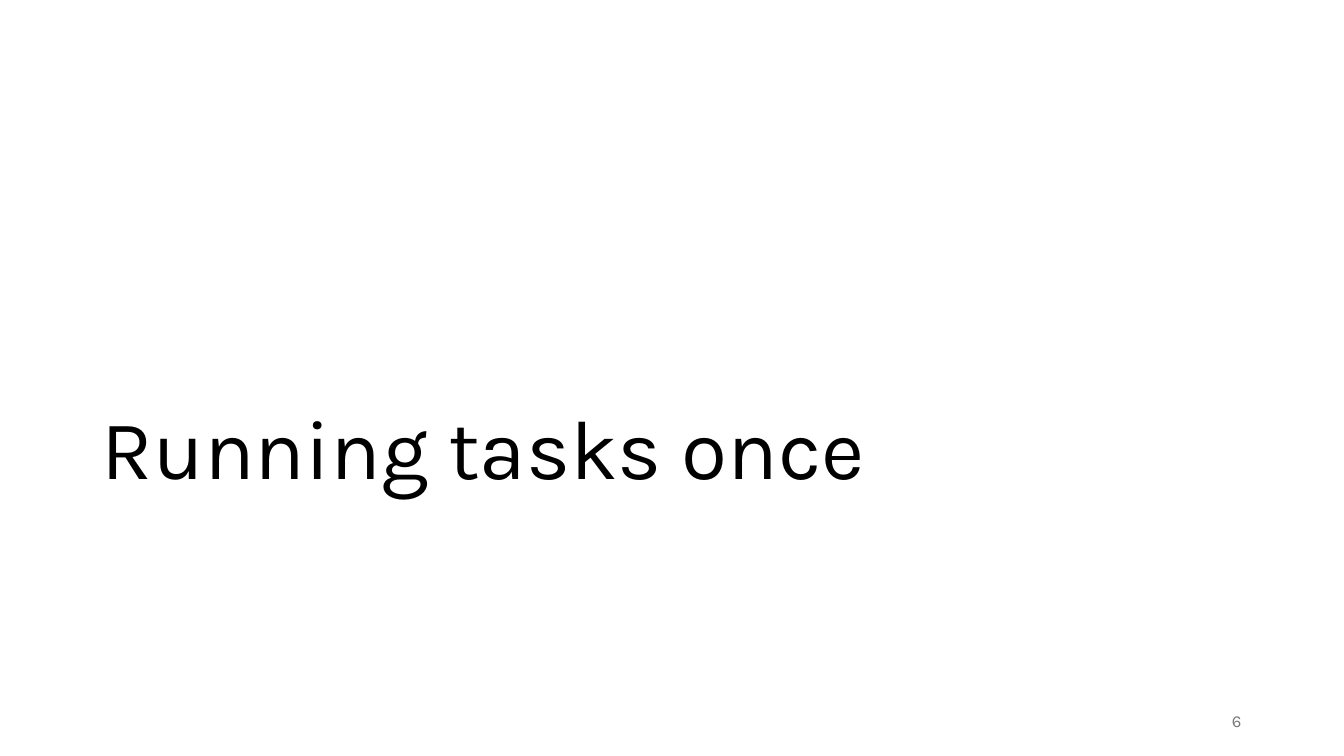
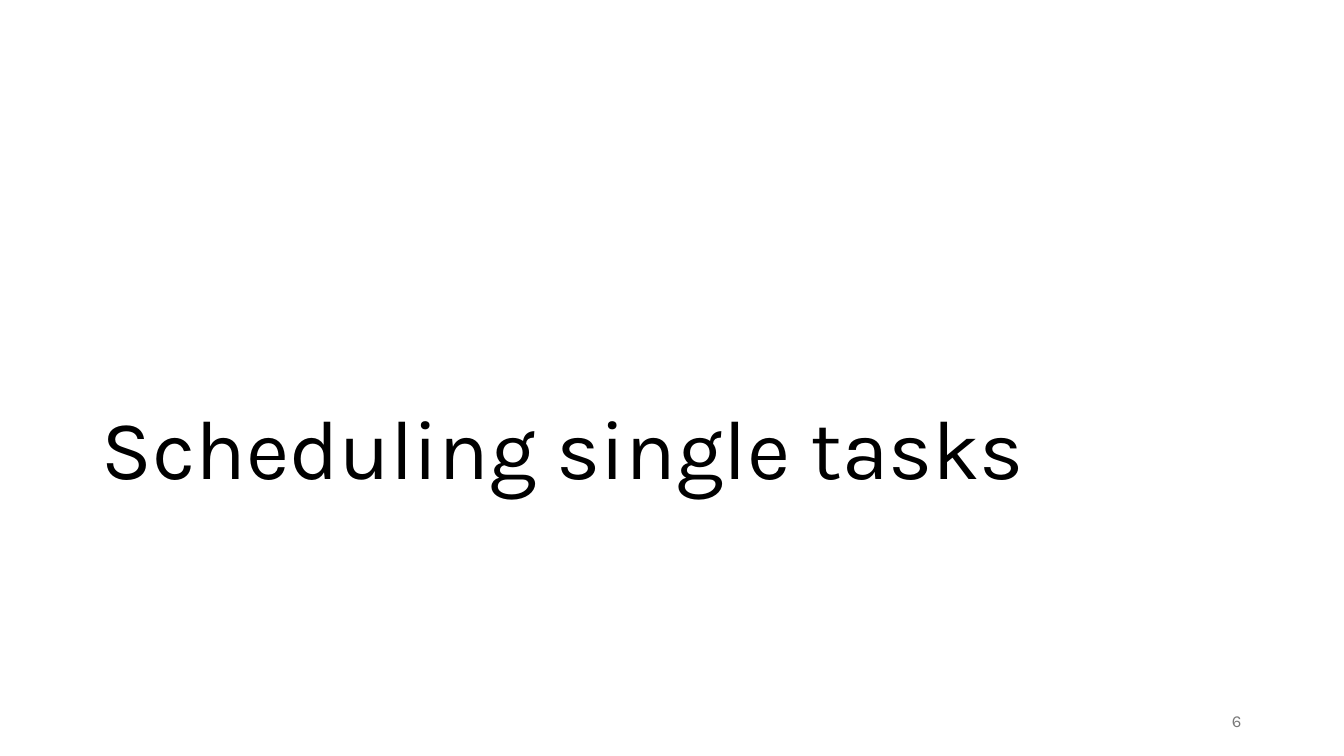
Before and after one commit to gjbex/Workflows-for-HPC, a slide deck: slide 6 of workflow_for_HPC.pptx. Drawn at 1344x756 pixels with LibreOffice and Linux fonts; fonts in the diff are those of the drawing. Boxes give left, top, right and bottom in pixels: in the first picture for what was removed or moved away, otherwise in the second. Text is boxed around its words. In the diff, an @@ line names an element or a change of style, - is before the commit and + after.

Commit message:
Change section titles

```diff
--- a/workflow_for_HPC.pptx
+++ b/workflow_for_HPC.pptx
@@ title at bbox=[102, 421, 1023, 499]: text changed @@
-Running tasks once
+Scheduling single tasks
```
Also in this commit, not shown: 4 other slides changed.
